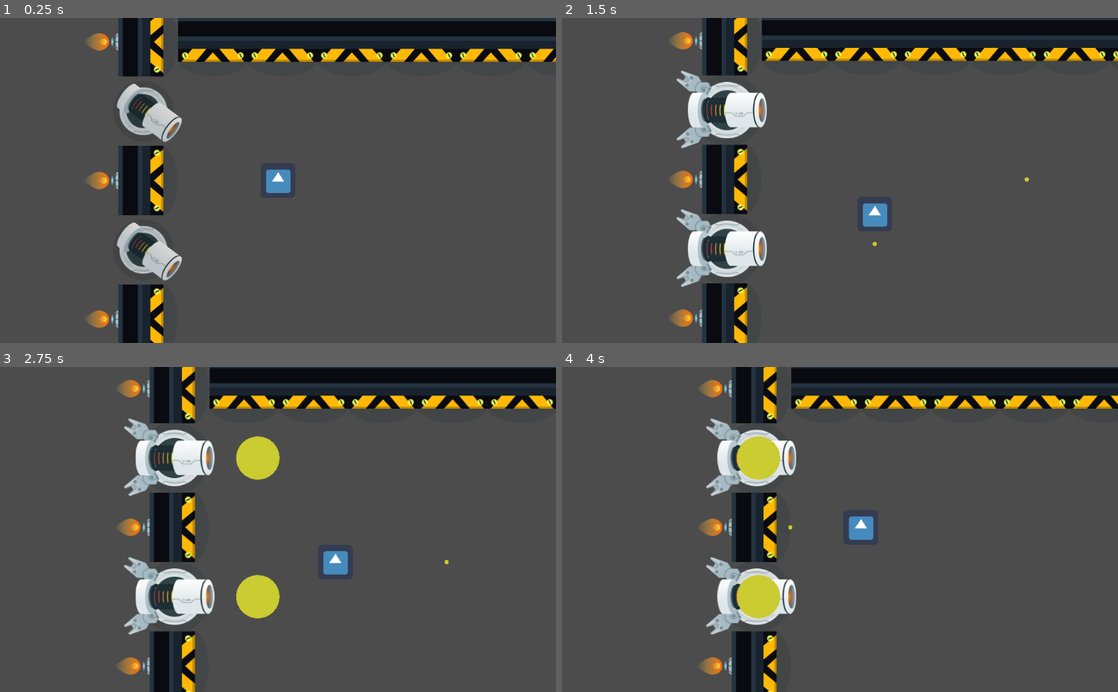
Above: before the commit, frames 1-4 (two rows, left to right).
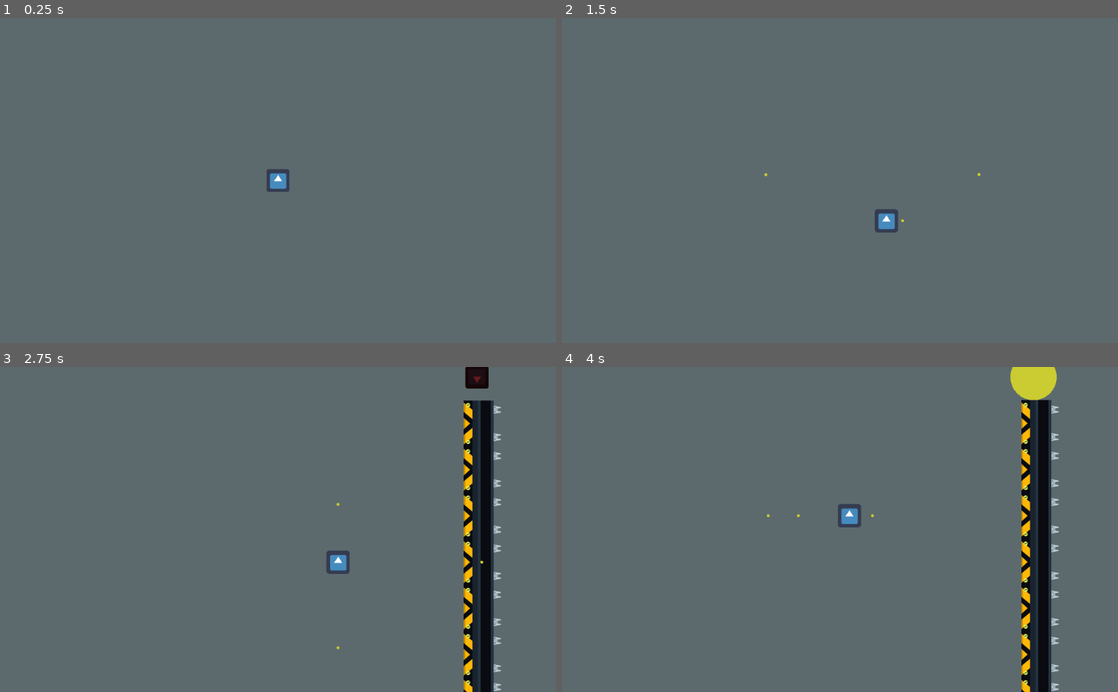
Above: after the commit, the same moments.

Repository: SubSage/RE-STICK-TED
Game: Godot game, scene res://Game.tscn
The game is run twice, just before and just after one commit, with the same random seed, the same clock (stepped at 60 frames per second) and the same inputs. The engine's default icon, where the game draws it, is replaced by a stand-in: a white triangle on a blue panel in a dark square.
Inputs (mouse positions are in pixels of both pictures, inside the frame that each line leads up to):
- Up to frame 1 (0.25 s): no input
- Up to frame 2 (1.5 s): move the mouse to (962, 164) at 0.52 s; hold Right (ui_right) 0.53-1.28 s; tap A (ui_a, bound only after the commit) at 0.6 s; tap D (ui_d, bound only after the commit) at 0.8, 1.35 s; move the mouse to (728, 196) at 1.27 s; hold Down (ui_down) from 1.28 s (still down)
- Up to frame 3 (2.75 s): tap S (ui_s, bound only after the commit) at 1.55, 2.1 s; move the mouse to (333, 458) at 2.02 s; release Down (ui_down) at 2.03 s; hold Right (ui_right) from 2.03 s (still down); tap W (ui_w, bound only after the commit) at 2.3 s
- Up to frame 4 (4 s): move the mouse to (812, 594) at 2.77 s; release Right (ui_right) at 2.78 s; hold Up (ui_up) 2.78-3.53 s; tap W (ui_w, bound only after the commit) at 2.85 s; tap A (ui_a, bound only after the commit) at 3.05, 3.6 s; move the mouse to (1006, 578) at 3.52 s; hold Left (ui_left) from 3.53 s (still down); tap D (ui_d, bound only after the commit) at 3.8 s

The runs differ from the first frame. In frame 1, 100% of the frame differs, in the area x 0-100%, y 0-100%; in frame 2, 100%; in frame 3, 99%; in frame 4, 100%.

Commit message:
AGH

Diff:
--- a/Bullet.gd
+++ b/Bullet.gd
@@ -19,9 +19,11 @@
 	pass
 
 func _on_Area2D_area_entered(area):
-	if (area.is_in_group("shootable")):
+	if (self.is_in_group("enemy_bullet")):
 		pass
-#		queue_free()
+	elif (area.is_in_group("shootable")):
+#		pass
+		queue_free()
 	pass # replace with function body
 
 
--- a/Bullet.tscn
+++ b/Bullet.tscn
@@ -28,7 +28,7 @@
 [node name="Timer" type="Timer" parent="." index="1"]
 
 process_mode = 1
-wait_time = 2.0
+wait_time = 6.0
 one_shot = true
 autostart = true
 
--- /dev/null
+++ b/Game.gd
@@ -0,0 +1,11 @@
+extends Node
+
+var beats = 0
+
+
+func _on_Timer_timeout():
+	beats+=1
+
+	if beats==4:
+		$World.init(1)
+	pass # replace with function body
--- a/Game.tscn
+++ b/Game.tscn
@@ -1,24 +1,36 @@
-[gd_scene load_steps=4 format=2]
+[gd_scene load_steps=5 format=2]
 
-[ext_resource path="res://World.tscn" type="PackedScene" id=1]
-[ext_resource path="res://Player.tscn" type="PackedScene" id=2]
-[ext_resource path="res://assets/audio/GMTK 2018 industrial electro v2.wav" type="AudioStream" id=3]
+[ext_resource path="res://Game.gd" type="Script" id=1]
+[ext_resource path="res://World.tscn" type="PackedScene" id=2]
+[ext_resource path="res://Player.tscn" type="PackedScene" id=3]
+[ext_resource path="res://assets/audio/GMTK 2018 industrial electro v2.wav" type="AudioStream" id=4]
 
-[node name="Game" type="Node" index="0"]
+[node name="Game" type="Node"]
 
-[node name="World" parent="." index="0" instance=ExtResource( 1 )]
+script = ExtResource( 1 )
+
+[node name="World" parent="." index="0" instance=ExtResource( 2 )]
 
 t = 0
 
-[node name="Player" parent="." index="1" instance=ExtResource( 2 )]
+[node name="Player" parent="." index="1" instance=ExtResource( 3 )]
 
-position = Vector2( 256, 256 )
+position = Vector2( 768, 512 )
 
 [node name="AudioStreamPlayer" type="AudioStreamPlayer" parent="." index="2"]
 
-stream = ExtResource( 3 )
+stream = ExtResource( 4 )
 volume_db = -20.0
 pitch_scale = 1.0
 autoplay = true
 mix_target = 0
 bus = "Master"
+
+[node name="Timer" type="Timer" parent="." index="3"]
+
+process_mode = 1
+wait_time = 0.5
+one_shot = false
+autostart = true
+
+[connection signal="timeout" from="Timer" to="." method="_on_Timer_timeout"]
--- a/Panel.gd
+++ b/Panel.gd
@@ -8,8 +8,13 @@
 	# Called when the node is added to the scene for the first time.
 	# Initialization here
 	var t = Turret.instance()
-	t.get_node("AnimationPlayer").play("spawn")
+	t.hide()
 	add_child(t)
+	pass
+
+func delay(var delay):
+	$spawndelay.wait_time=delay
+	$spawndelay.start()
 	pass
 
 func _physics_process(delta):
@@ -22,22 +27,30 @@
 func _draw():
 	if get_node("RayCast2D").is_colliding():
 		var collision_point = get_node("RayCast2D").get_collision_point()
-#		draw_line(Vector2(0,0),(collision_point-self.global_position), Color(1,.4,.23),16, true)
-		draw_line(Vector2(0,0),to_local(collision_point), Color(1,.4,.23),16, true)
+#		draw_line(Vector2(0,0),to_local(collision_point), Color(1,.4,.23),16, true)
 	pass
 
 func _on_Area2D_area_entered(area):
-#	print(area.name)
-	pass # replace with function body
+	if area.is_in_group("player bullets"):
+#		print(area.name)
+		queue_free()
+		pass # replace with function body
 
 
 func _on_Timer_timeout():
 	var b = Bullet.instance()
+	b.add_to_group("enemy_bullet")
 	b.direction=direction
-	b.speed=200
-	b.size=40
-	b.get_node("Timer").wait_time=2
+	b.speed=128*1.5
+	b.size=128/2
+	b.get_node("Timer").wait_time=8
 	$Timer.start()
 	add_child(b)
 	get_node("turretStandard/AnimationPlayer").play("fire")
 	pass # replace with function body
+
+
+func _on_spawndelay_timeout():
+	get_node("turretStandard").show()
+	get_node("turretStandard/AnimationPlayer").play("spawn")
+	pass # replace with function body
--- a/Panel.tscn
+++ b/Panel.tscn
@@ -16,7 +16,6 @@
 "shootable",
 ]]
 
-editor/display_folded = true
 input_pickable = true
 gravity_vec = Vector2( 0, 1 )
 gravity = 98.0
@@ -49,6 +48,15 @@
 cast_to = Vector2( 0, 5555 )
 collision_mask = 2
 
+[node name="spawndelay" type="Timer" parent="." index="4"]
+
+process_mode = 1
+wait_time = 1.0
+one_shot = true
+autostart = false
+
 [connection signal="area_entered" from="Area2D" to="." method="_on_Area2D_area_entered"]
 
 [connection signal="timeout" from="Timer" to="." method="_on_Timer_timeout"]
+
+[connection signal="timeout" from="spawndelay" to="." method="_on_spawndelay_timeout"]
--- a/Player.gd
+++ b/Player.gd
@@ -2,7 +2,7 @@
 var Bullet = preload("res://Bullet.tscn")
 var motion = Vector2()
 var direction = Vector2()
-var speed = 64
+var speed = 128
 
 
 func _ready():
@@ -30,32 +30,54 @@
 			motion.x = -speed*delta
 		else:
 			motion.x = 0
-
 		if Input.is_action_just_pressed("ui_up"):
 			motion.y = -speed*delta
 		elif Input.is_action_just_pressed("ui_down"):
 			motion.y = speed*delta
 		else:
 			motion.y = 0
-		direction=get_local_mouse_position().normalized()
+
+		direction.x = 0
+		direction.y = 0
+
+		if Input.is_action_just_pressed("ui_d"):
+			direction.x = speed*delta
+		elif Input.is_action_just_pressed("ui_a"):
+			direction.x = -speed*delta
+		elif Input.is_action_just_pressed("ui_w"):
+			direction.y = -speed*delta
+		elif Input.is_action_just_pressed("ui_s"):
+			direction.y = speed*delta
+
+		if abs(direction.x)>0 or abs(direction.y)>0:
+			var b = Bullet.instance()
+			b.direction=direction.normalized()
+			b.position=self.position
+			b.speed=128*3
+			b.size=4
+			b.get_node("Area2D").add_to_group("player bullets")
+			$"..".add_child(b)
+
+		#direction=get_local_mouse_position().normalized()
 
 	if Input.is_action_pressed("ui_exit"):
 		get_tree().quit()
 
 	if $Timer.time_left<=0.1 and (abs(motion.x)>0 or abs(motion.y)>0 ):
 		position += motion.normalized()*speed
-		var b = Bullet.instance()
-		b.direction=motion.normalized()
-		b.position=self.position
-		b.speed=300
-		b.size=4
-		b.add_to_group("player bullets")
-		$"..".add_child(b)
+#		var b = Bullet.instance()
+##		b.direction=motion.normalized()
+#		b.position=self.position
+#		b.speed=300
+#		b.size=4
+#		b.get_node("Area2D").add_to_group("player bullets")
+#		$"..".add_child(b)
 		$Timer.start()
 	update()
 	pass
 
 
 func _on_hitbox_area_entered(area):
+#	print(area.name)
 #	print("Player has touched : " +str(area.name))
 	pass # replace with function body
--- a/Player.tscn
+++ b/Player.tscn
@@ -8,7 +8,7 @@
 custom_solver_bias = 0.0
 extents = Vector2( 32.8432, 32.9879 )
 
-[node name="Player" type="Node2D"]
+[node name="Player" type="Node2D" index="0"]
 
 position = Vector2( 64, 64 )
 script = ExtResource( 1 )
@@ -23,7 +23,7 @@
 anchor_mode = 1
 rotating = false
 current = false
-zoom = Vector2( 1, 1 )
+zoom = Vector2( 1.5, 1.5 )
 limit_left = -10000000
 limit_top = -10000000
 limit_right = 10000000
--- a/Scenes/turretOmni.tscn
+++ b/Scenes/turretOmni.tscn
@@ -6,7 +6,7 @@
 [ext_resource path="res://Sprites/turretOmni_Body.png" type="Texture" id=4]
 [ext_resource path="res://Sprites/turretOmni_Shield.png" type="Texture" id=5]
 
-[sub_resource type="Animation" id=3]
+[sub_resource type="Animation" id=1]
 
 resource_name = "fire"
 length = 0.5
@@ -202,7 +202,7 @@
 "times": PoolRealArray( 0, 0.1, 0.45 ),
 "transitions": PoolRealArray( 1, 1, 1 ),
 "update": 0,
-"values": [ Vector2( -70, 3.0598e-006 ), Vector2( -120, 5.24537e-006 ), Vector2( -70, 3.0598e-006 ) ]
+"values": [ Vector2( -70, 3.0598e-06 ), Vector2( -120, 5.24537e-06 ), Vector2( -70, 3.0598e-06 ) ]
 }
 tracks/16/type = "value"
 tracks/16/path = NodePath("obj/shield/right:position")
@@ -214,12 +214,11 @@
 "times": PoolRealArray( 0, 0.1, 0.45 ),
 "transitions": PoolRealArray( 1, 1, 1 ),
 "update": 0,
-"values": [ Vector2( 70, 3.0598e-006 ), Vector2( 120, 5.24537e-006 ), Vector2( 70, 3.0598e-006 ) ]
-}
-
-[sub_resource type="Animation" id=1]
-
-resource_name = "idle"
+"values": [ Vector2( 70, 3.0598e-06 ), Vector2( 120, 5.24537e-06 ), Vector2( 70, 3.0598e-06 ) ]
+}
+
+[sub_resource type="Animation" id=2]
+
 length = 3.0
 loop = true
 step = 0.05
@@ -413,7 +412,7 @@
 "times": PoolRealArray( 0, 0.25, 1, 1.25, 2, 2.25, 3 ),
 "transitions": PoolRealArray( 1, 1, 1, 1, 1, 1, 1 ),
 "update": 0,
-"values": [ Vector2( -70, 3.0598e-006 ), Vector2( -80, 3.49691e-006 ), Vector2( -70, 3.0598e-006 ), Vector2( -80, 3.49691e-006 ), Vector2( -70, 3.0598e-006 ), Vector2( -80, 3.49691e-006 ), Vector2( -70, 3.0598e-006 ) ]
+"values": [ Vector2( -70, 3.0598e-06 ), Vector2( -80, 3.49691e-06 ), Vector2( -70, 3.0598e-06 ), Vector2( -80, 3.49691e-06 ), Vector2( -70, 3.0598e-06 ), Vector2( -80, 3.49691e-06 ), Vector2( -70, 3.0598e-06 ) ]
 }
 tracks/16/type = "value"
 tracks/16/path = NodePath("obj/shield/right:position")
@@ -425,10 +424,10 @@
 "times": PoolRealArray( 0, 0.25, 1, 1.25, 2, 2.25, 3 ),
 "transitions": PoolRealArray( 1, 1, 1, 1, 1, 1, 1 ),
 "update": 0,
-"values": [ Vector2( 70, 3.0598e-006 ), Vector2( 80, 3.49691e-006 ), Vector2( 70, 3.0598e-006 ), Vector2( 80, 3.49691e-006 ), Vector2( 70, 3.0598e-006 ), Vector2( 80, 3.49691e-006 ), Vector2( 70, 3.0598e-006 ) ]
-}
-
-[sub_resource type="Animation" id=4]
+"values": [ Vector2( 70, 3.0598e-06 ), Vector2( 80, 3.49691e-06 ), Vector2( 70, 3.0598e-06 ), Vector2( 80, 3.49691e-06 ), Vector2( 70, 3.0598e-06 ), Vector2( 80, 3.49691e-06 ), Vector2( 70, 3.0598e-06 ) ]
+}
+
+[sub_resource type="Animation" id=3]
 
 resource_name = "spawn"
 length = 0.5
@@ -636,7 +635,7 @@
 "times": PoolRealArray( 0.2, 0.35, 0.4 ),
 "transitions": PoolRealArray( 1, 1, 1 ),
 "update": 0,
-"values": [ Vector2( -40, 1.74846e-006 ), Vector2( -76, 3.32207e-006 ), Vector2( -70, 3.0598e-006 ) ]
+"values": [ Vector2( -40, 1.74846e-06 ), Vector2( -76, 3.32207e-06 ), Vector2( -70, 3.0598e-06 ) ]
 }
 tracks/17/type = "value"
 tracks/17/path = NodePath("obj/shield/right:position")
@@ -648,7 +647,7 @@
 "times": PoolRealArray( 0.2, 0.35, 0.4 ),
 "transitions": PoolRealArray( 1, 1, 1 ),
 "update": 0,
-"values": [ Vector2( 40, 1.74846e-006 ), Vector2( 76, 3.32207e-006 ), Vector2( 70, 3.0598e-006 ) ]
+"values": [ Vector2( 40, 1.74846e-06 ), Vector2( 76, 3.32207e-06 ), Vector2( 70, 3.0598e-06 ) ]
 }
 tracks/18/type = "value"
 tracks/18/path = NodePath("obj/shadow:scale")
@@ -732,14 +731,14 @@
 
 [node name="left" type="Sprite" parent="obj/shield" index="0"]
 
-position = Vector2( -70, 3.0598e-006 )
+position = Vector2( -70, 3.0598e-06 )
 rotation = -1.5708
 texture = ExtResource( 5 )
 _sections_unfolded = [ "Transform" ]
 
 [node name="right" type="Sprite" parent="obj/shield" index="1"]
 
-position = Vector2( 70, 3.0598e-006 )
+position = Vector2( 70, 3.0598e-06 )
 rotation = 1.5708
 texture = ExtResource( 5 )
 _sections_unfolded = [ "Transform" ]
@@ -751,9 +750,9 @@
 playback_process_mode = 1
 playback_default_blend_time = 0.0
 playback_speed = 1.0
-anims/fire = SubResource( 3 )
-anims/idle = SubResource( 1 )
-anims/spawn = SubResource( 4 )
+anims/fire = SubResource( 1 )
+anims/idle = SubResource( 2 )
+anims/spawn = SubResource( 3 )
 blend_times = [  ]
 _sections_unfolded = [ "Playback Options" ]
 
--- a/Scenes/turretStandard.tscn
+++ b/Scenes/turretStandard.tscn
@@ -7,16 +7,15 @@
 [ext_resource path="res://Sprites/turretStandard_Track.png" type="Texture" id=5]
 [ext_resource path="res://Sprites/turretStandard_Barrel.png" type="Texture" id=6]
 
-[sub_resource type="Animation" id=4]
+[sub_resource type="Animation" id=1]
 
 resource_name = "armor"
 length = 1.0
 loop = false
 step = 0.1
 
-[sub_resource type="Animation" id=1]
-
-resource_name = "fire"
+[sub_resource type="Animation" id=2]
+
 length = 0.25
 loop = false
 step = 0.05
@@ -57,9 +56,8 @@
 "values": [ Color( 1, 1, 1, 1 ) ]
 }
 
-[sub_resource type="Animation" id=2]
-
-resource_name = "idle"
+[sub_resource type="Animation" id=3]
+
 length = 1.0
 loop = true
 step = 0.1
@@ -148,9 +146,8 @@
 "values": [ Vector2( 36, 0 ) ]
 }
 
-[sub_resource type="Animation" id=3]
-
-resource_name = "spawn"
+[sub_resource type="Animation" id=4]
+
 length = 0.6
 loop = false
 step = 0.05
@@ -260,7 +257,7 @@
 "times": PoolRealArray( 0.1, 0.3, 0.45 ),
 "transitions": PoolRealArray( 1, 1, 1 ),
 "update": 0,
-"values": [ Vector2( -19, 6.67477e-007 ), Vector2( 17, 0 ), Vector2( -6, 0 ) ]
+"values": [ Vector2( -19, 6.67477e-07 ), Vector2( 17, 0 ), Vector2( -6, 0 ) ]
 }
 tracks/9/type = "value"
 tracks/9/path = NodePath("obj/rail:rotation_degrees")
@@ -292,7 +289,9 @@
 custom_solver_bias = 0.0
 extents = Vector2( 64, 64 )
 
-[node name="turretStandard" type="Node2D" index="0"]
+[node name="turretStandard" type="Node2D"]
+
+_sections_unfolded = [ "Visibility" ]
 
 [node name="REF" type="Sprite" parent="." index="0"]
 
@@ -333,7 +332,7 @@
 [node name="rail" type="Sprite" parent="obj" index="4"]
 
 editor/display_folded = true
-position = Vector2( -6, 0 )
+position = Vector2( -5.10809, 0 )
 texture = ExtResource( 5 )
 _sections_unfolded = [ "Transform", "Visibility" ]
 
@@ -350,10 +349,10 @@
 playback_process_mode = 1
 playback_default_blend_time = 0.0
 playback_speed = 1.0
-anims/armor = SubResource( 4 )
-anims/fire = SubResource( 1 )
-anims/idle = SubResource( 2 )
-anims/spawn = SubResource( 3 )
+anims/armor = SubResource( 1 )
+anims/fire = SubResource( 2 )
+anims/idle = SubResource( 3 )
+anims/spawn = SubResource( 4 )
 blend_times = [  ]
 
 [node name="KinematicBody2D" type="KinematicBody2D" parent="." index="3"]
--- /dev/null
+++ b/Scenes/wallStraight.gd
@@ -0,0 +1,13 @@
+extends Node2D
+
+
+func _ready():
+	# Called when the node is added to the scene for the first time.
+	# Initialization here
+	$AnimationPlayer.play("spawn")
+	pass
+
+#func _process(delta):
+#	# Called every frame. Delta is time since last frame.
+#	# Update game logic here.
+#	pass
--- a/Scenes/wallStraight.tscn
+++ b/Scenes/wallStraight.tscn
@@ -1,15 +1,16 @@
-[gd_scene load_steps=14 format=2]
-
-[ext_resource path="res://Sprites/_REF_wallThin_Straight.png" type="Texture" id=1]
-[ext_resource path="res://Scenes/jet.tscn" type="PackedScene" id=2]
-[ext_resource path="res://Sprites/shadow.png" type="Texture" id=3]
-[ext_resource path="res://Sprites/turretFoot.png" type="Texture" id=4]
-[ext_resource path="res://Sprites/wallThin_Straight.png" type="Texture" id=5]
-[ext_resource path="res://Sprites/directionIndicator.png" type="Texture" id=6]
-[ext_resource path="res://Sprites/lightBeam.png" type="Texture" id=7]
-[ext_resource path="res://Sprites/lightBulb.png" type="Texture" id=8]
-
-[sub_resource type="Animation" id=4]
+[gd_scene load_steps=15 format=2]
+
+[ext_resource path="res://Scenes/wallStraight.gd" type="Script" id=1]
+[ext_resource path="res://Sprites/_REF_wallThin_Straight.png" type="Texture" id=2]
+[ext_resource path="res://Scenes/jet.tscn" type="PackedScene" id=3]
+[ext_resource path="res://Sprites/shadow.png" type="Texture" id=4]
+[ext_resource path="res://Sprites/turretFoot.png" type="Texture" id=5]
+[ext_resource path="res://Sprites/wallThin_Straight.png" type="Texture" id=6]
+[ext_resource path="res://Sprites/directionIndicator.png" type="Texture" id=7]
+[ext_resource path="res://Sprites/lightBeam.png" type="Texture" id=8]
+[ext_resource path="res://Sprites/lightBulb.png" type="Texture" id=9]
+
+[sub_resource type="Animation" id=1]
 
 resource_name = "flight"
 length = 1.0
@@ -308,9 +309,8 @@
 "values": [ false ]
 }
 
-[sub_resource type="Animation" id=3]
-
-resource_name = "warning"
+[sub_resource type="Animation" id=4]
+
 length = 2.0
 loop = true
 step = 0.05
@@ -375,25 +375,27 @@
 "values": [ 0.0, 360.0 ]
 }
 
-[sub_resource type="RectangleShape2D" id=1]
+[sub_resource type="RectangleShape2D" id=5]
 
 custom_solver_bias = 0.0
 extents = Vector2( 64, 64 )
 
-[node name="wallStraight" type="Node2D" index="0"]
+[node name="wallStraight" type="Node2D"]
+
+script = ExtResource( 1 )
 
 [node name="_REF" type="Sprite" parent="." index="0"]
 
 visible = false
 modulate = Color( 1, 1, 1, 0.392157 )
-texture = ExtResource( 1 )
+texture = ExtResource( 2 )
 _sections_unfolded = [ "Visibility" ]
 
 [node name="jets" type="Node2D" parent="." index="1"]
 
 _sections_unfolded = [ "Visibility" ]
 
-[node name="jet1" parent="jets" index="0" instance=ExtResource( 2 )]
+[node name="jet1" parent="jets" index="0" instance=ExtResource( 3 )]
 
 position = Vector2( 0, -45 )
 
@@ -463,19 +465,19 @@
 
 [node name="top" type="Sprite" parent="obj/directionIndicator/lights/left/rays" index="0"]
 
-position = Vector2( 6.11959e-006, -35 )
+position = Vector2( 6.11959e-06, -35 )
 rotation = 3.14159
-texture = ExtResource( 7 )
+texture = ExtResource( 8 )
 _sections_unfolded = [ "Transform" ]
 
 [node name="bottom" type="Sprite" parent="obj/directionIndicator/lights/left/rays" index="1"]
 
 position = Vector2( 0, 35 )
-texture = ExtResource( 7 )
+texture = ExtResource( 8 )
 
 [node name="bulb" type="Sprite" parent="obj/directionIndicator/lights/left" index="1"]
 
-texture = ExtResource( 8 )
+texture = ExtResource( 9 )
 
 [node name="right" type="Node2D" parent="obj/directionIndicator/lights" index="1"]
 
@@ -491,19 +493,19 @@
 
 [node name="top" type="Sprite" parent="obj/directionIndicator/lights/right/rays" index="0"]
 
-position = Vector2( 6.11959e-006, -35 )
+position = Vector2( 6.11959e-06, -35 )
 rotation = 3.14159
-texture = ExtResource( 7 )
+texture = ExtResource( 8 )
 _sections_unfolded = [ "Transform" ]
 
 [node name="bottom" type="Sprite" parent="obj/directionIndicator/lights/right/rays" index="1"]
 
 position = Vector2( 0, 35 )
-texture = ExtResource( 7 )
+texture = ExtResource( 8 )
 
 [node name="bulb" type="Sprite" parent="obj/directionIndicator/lights/right" index="1"]
 
-texture = ExtResource( 8 )
+texture = ExtResource( 9 )
 
 [node name="AnimationPlayer" type="AnimationPlayer" parent="." index="3"]
 
@@ -512,15 +514,14 @@
 playback_process_mode = 1
 playback_default_blend_time = 0.0
 playback_speed = 1.0
-anims/flight = SubResource( 4 )
+anims/flight = SubResource( 1 )
 anims/idle = SubResource( 2 )
-anims/spawn = SubResource( 5 )
-anims/warning = SubResource( 3 )
+anims/spawn = SubResource( 3 )
+anims/warning = SubResource( 4 )
 blend_times = [  ]
 
 [node name="KinematicBody2D" type="KinematicBody2D" parent="." index="4"]
 
-editor/display_folded = true
 input_pickable = false
 collision_layer = 1
 collision_mask = 1
--- a/World.gd
+++ b/World.gd
@@ -1,70 +1,77 @@
 extends Node2D
 
-var grid_size = Vector2(8,8)
+var grid_size = Vector2(12,12)
 var cell_size = 128
 export var t=0
 var Panels = preload("res://Panel.tscn")
 var Wall = preload("res://Scenes/wallStraight.tscn")
+var Omni = preload("res://Scenes/turretOmni.tscn")
 
 func _ready():
+	pass
 
-	for panels in range(grid_size.x):
-		if panels == 0 or panels==grid_size.x-1:
-			for panels2 in range(grid_size.y):
+func init(var level):
+
+	if level == 1:
+		for panels in range(0,grid_size.x):
+			if panels == 0 or panels==grid_size.x-1:
+				for panels2 in range(1,grid_size.y-1):
+					if randf()<.32:
+						var p = Panels.instance()
+						p.delay(panels/30.0 + ((grid_size.y - 1))/60.0)
+						p.position.x=panels * cell_size
+						p.position.y=panels2 * cell_size
+						p.direction=Vector2(1,0)
+						if panels == grid_size.x-1:
+							add_child(p)
+							p.rotate(deg2rad(180))
+						else:
+							add_child(p)
+					else:
+						var w = Wall.instance()
+						w.position.x=panels * cell_size
+						w.position.y=panels2 * cell_size
+						if panels == grid_size.x-1:
+	#						w.direction=Vector2(-1,0)
+							add_child(w)
+							w.rotate(deg2rad(90))
+						else:
+	#						w.direction=Vector2(1,0)
+							add_child(w)
+							w.rotate(deg2rad(270))
+			else:
 				if randf()<.3:
 					var p = Panels.instance()
+					p.delay(panels/10.0)
 					p.position.x=panels * cell_size
-					p.position.y=panels2 * cell_size
-					if panels == grid_size.x-1:
-						p.direction=Vector2(-1,0)
-						add_child(p)
-						p.get_node("turretStandard").rotate(deg2rad(180))
-					else:
-						p.direction=Vector2(1,0)
-						add_child(p)
+					p.direction=Vector2(0,1)
+					add_child(p)
+					p.get_node("turretStandard").rotate(deg2rad(90))
+					var p2 = Panels.instance()
+					p2.position.x=panels * cell_size
+					p2.position.y=(grid_size.y - 1) * cell_size
+					p2.delay(panels/10.0 + ((grid_size.y - 1))/30.0)
+					p2.direction=Vector2(0,-1)
+					add_child(p2)
+					p2.get_node("turretStandard").rotate(deg2rad(270))
 				else:
 					var w = Wall.instance()
 					w.position.x=panels * cell_size
-					w.position.y=panels2 * cell_size
-					if panels == grid_size.x-1:
-#						w.direction=Vector2(-1,0)
-						add_child(w)
-						w.rotate(deg2rad(90))
-					else:
-#						w.direction=Vector2(1,0)
-						add_child(w)
-						w.rotate(deg2rad(270))
-		else:
-			if randf()<.3:
-				var p = Panels.instance()
-				p.position.x=panels * cell_size
-				p.direction=Vector2(0,1)
-				add_child(p)
-				p.get_node("turretStandard").rotate(deg2rad(90))
-				var p2 = Panels.instance()
-				p2.position.x=panels * cell_size
-				p2.position.y=(grid_size.y - 1) * cell_size
-				p2.direction=Vector2(0,-1)
-				add_child(p2)
-				p2.get_node("turretStandard").rotate(deg2rad(270))
-			else:
-				var w = Wall.instance()
-				w.position.x=panels * cell_size
-				add_child(w)
-				w.rotate(deg2rad(0))
-				var w2 = Wall.instance()
-				w2.position.x=panels * cell_size
-				w2.position.y=(grid_size.y - 1) * cell_size
-				add_child(w2)
-				w2.rotate(deg2rad(180))
+					add_child(w)
+					w.rotate(deg2rad(0))
+					var w2 = Wall.instance()
+					w2.position.x=panels * cell_size
+					w2.position.y=(grid_size.y - 1) * cell_size
+					add_child(w2)
+					w2.rotate(deg2rad(180))
 
-#	move_child(p,0)
-#	add_child_below_node(p)
+	#	move_child(p,0)
+	#	add_child_below_node(p)
 	pass
 
 func _process(delta):
 	#rotate(.03)
-	position.x+=32*delta
+	#position.x+=32*delta
 	t=t + delta
 	update()
 	pass
--- a/project.godot
+++ b/project.godot
@@ -18,23 +18,28 @@
 
 ui_left=[ Object(InputEventKey,"resource_local_to_scene":false,"resource_name":"","device":0,"alt":false,"shift":false,"control":false,"meta":false,"command":false,"pressed":false,"scancode":16777231,"unicode":0,"echo":false,"script":null)
 , Object(InputEventJoypadButton,"resource_local_to_scene":false,"resource_name":"","device":0,"button_index":14,"pressure":0.0,"pressed":false,"script":null)
-, Object(InputEventKey,"resource_local_to_scene":false,"resource_name":"","device":0,"alt":false,"shift":false,"control":false,"meta":false,"command":false,"pressed":false,"scancode":65,"unicode":0,"echo":false,"script":null)
  ]
 ui_right=[ Object(InputEventKey,"resource_local_to_scene":false,"resource_name":"","device":0,"alt":false,"shift":false,"control":false,"meta":false,"command":false,"pressed":false,"scancode":16777233,"unicode":0,"echo":false,"script":null)
 , Object(InputEventJoypadButton,"resource_local_to_scene":false,"resource_name":"","device":0,"button_index":15,"pressure":0.0,"pressed":false,"script":null)
-, Object(InputEventKey,"resource_local_to_scene":false,"resource_name":"","device":0,"alt":false,"shift":false,"control":false,"meta":false,"command":false,"pressed":false,"scancode":68,"unicode":0,"echo":false,"script":null)
  ]
 ui_up=[ Object(InputEventKey,"resource_local_to_scene":false,"resource_name":"","device":0,"alt":false,"shift":false,"control":false,"meta":false,"command":false,"pressed":false,"scancode":16777232,"unicode":0,"echo":false,"script":null)
 , Object(InputEventJoypadButton,"resource_local_to_scene":false,"resource_name":"","device":0,"button_index":12,"pressure":0.0,"pressed":false,"script":null)
-, Object(InputEventKey,"resource_local_to_scene":false,"resource_name":"","device":0,"alt":false,"shift":false,"control":false,"meta":false,"command":false,"pressed":false,"scancode":87,"unicode":0,"echo":false,"script":null)
  ]
 ui_down=[ Object(InputEventKey,"resource_local_to_scene":false,"resource_name":"","device":0,"alt":false,"shift":false,"control":false,"meta":false,"command":false,"pressed":false,"scancode":16777234,"unicode":0,"echo":false,"script":null)
 , Object(InputEventJoypadButton,"resource_local_to_scene":false,"resource_name":"","device":0,"button_index":13,"pressure":0.0,"pressed":false,"script":null)
-, Object(InputEventKey,"resource_local_to_scene":false,"resource_name":"","device":0,"alt":false,"shift":false,"control":false,"meta":false,"command":false,"pressed":false,"scancode":83,"unicode":0,"echo":false,"script":null)
  ]
 ui_exit=[ Object(InputEventKey,"resource_local_to_scene":false,"resource_name":"","device":0,"alt":false,"shift":false,"control":false,"meta":false,"command":false,"pressed":false,"scancode":16777217,"unicode":0,"echo":false,"script":null)
+ ]
+ui_w=[ Object(InputEventKey,"resource_local_to_scene":false,"resource_name":"","device":0,"alt":false,"shift":false,"control":false,"meta":false,"command":false,"pressed":false,"scancode":87,"unicode":0,"echo":false,"script":null)
+ ]
+ui_a=[ Object(InputEventKey,"resource_local_to_scene":false,"resource_name":"","device":0,"alt":false,"shift":false,"control":false,"meta":false,"command":false,"pressed":false,"scancode":65,"unicode":0,"echo":false,"script":null)
+ ]
+ui_s=[ Object(InputEventKey,"resource_local_to_scene":false,"resource_name":"","device":0,"alt":false,"shift":false,"control":false,"meta":false,"command":false,"pressed":false,"scancode":83,"unicode":0,"echo":false,"script":null)
+ ]
+ui_d=[ Object(InputEventKey,"resource_local_to_scene":false,"resource_name":"","device":0,"alt":false,"shift":false,"control":false,"meta":false,"command":false,"pressed":false,"scancode":68,"unicode":0,"echo":false,"script":null)
  ]
 
 [rendering]
 
+environment/default_clear_color=Color( 0.364706, 0.419608, 0.431373, 1 )
 environment/default_environment="res://default_env.tres"
Not shown: 2 places in Scenes/turretOmni.tscn that only renumber resources
Not shown: 5 places in Scenes/wallStraight.tscn that only renumber resources
